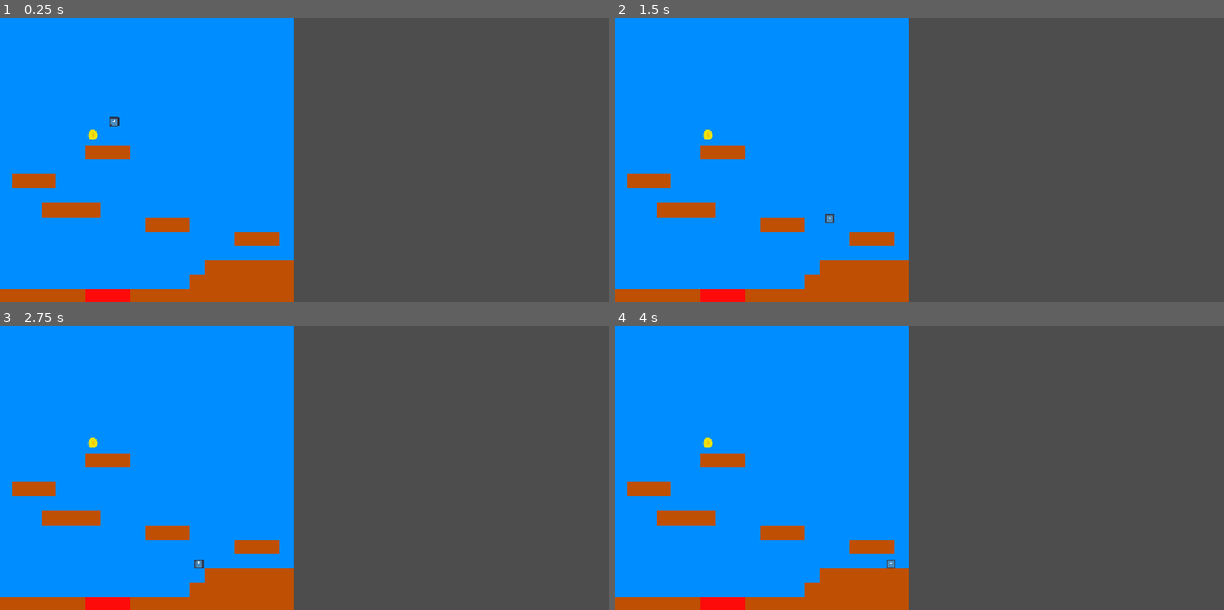
Above: before the commit, frames 1-4 (two rows, left to right).
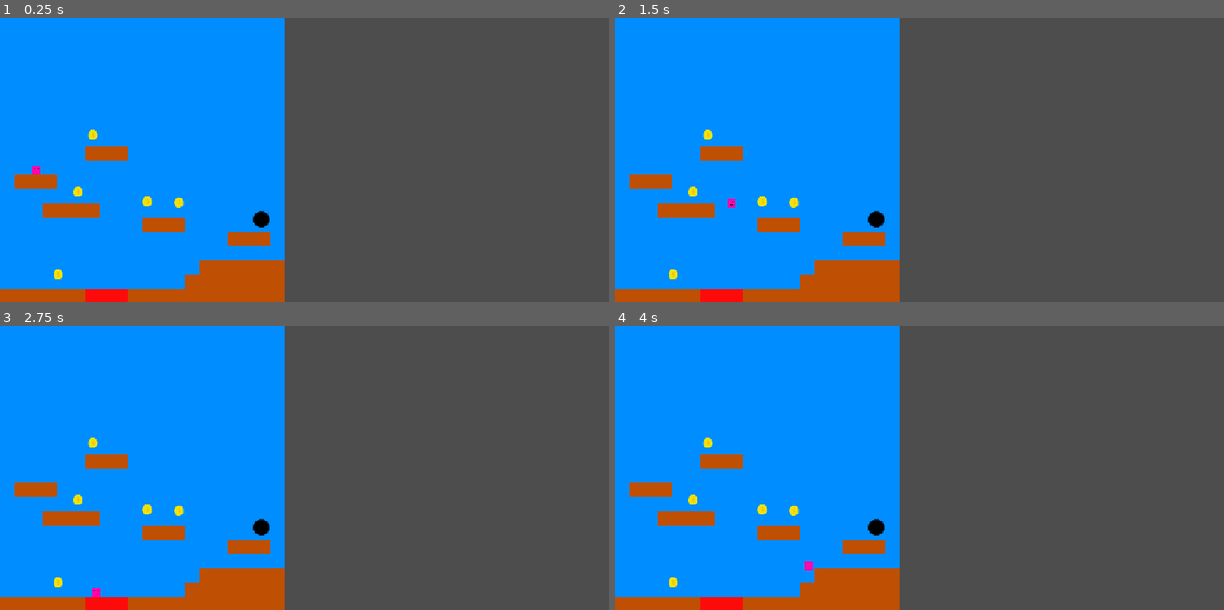
Above: after the commit, the same moments.

Repository: Niesbert/GodotCubeRunner
Game: Godot game, scene res://Scenes/Levels/Levels/level_1.tscn
The game is run twice, just before and just after one commit, with the same random seed, the same clock (stepped at 60 frames per second) and the same inputs. Before the commit the project starts from res://Scenes/Levels/test_level.tscn. The engine's default icon, where the game draws it, is replaced by a stand-in: a white triangle on a blue panel in a dark square.
Inputs:
- Up to frame 1 (0.25 s): no input
- Up to frame 2 (1.5 s): tap Enter (ui_accept) at 0.5, 0.77 s; hold Right (ui_right) from 0.53 s (still down)
- Up to frame 3 (2.75 s): tap Enter (ui_accept) at 1.52, 2 s; release Right (ui_right) at 2.03 s; hold Left (ui_left) from 2.03 s (still down)
- Up to frame 4 (4 s): release Left (ui_left) at 2.78 s; hold Right (ui_right) from 2.78 s (still down); tap Enter (ui_accept) at 3.02, 3.77 s

The runs differ from the first frame. In frame 1, 2.4% of the frame differs, in the area x 2-49%, y 0-100%; in frame 2, 2.4%; in frame 3, 2.4%; in frame 4, 2.4%.

Commit message:
End scenes now load the next level when all coins are collected. Death events next step.

Diff:
--- a/Scenes/Coins/coin.tscn
+++ b/Scenes/Coins/coin.tscn
@@ -1,6 +1,6 @@
 [gd_scene load_steps=4 format=3 uid="uid://d3sl3njr67b8x"]
 
-[ext_resource type="Script" uid="uid://pnmtclk5r75j" path="res://Scenes/Coins/coin.gd" id="1_a5nxp"]
+[ext_resource type="Script" uid="uid://pnmtclk5r75j" path="res://Scripts/coin.gd" id="1_a5nxp"]
 [ext_resource type="Texture2D" uid="uid://rhd432equlxp" path="res://Assets/New Piskel (3).png" id="1_mlvfy"]
 
 [sub_resource type="CircleShape2D" id="CircleShape2D_ehp4i"]
--- a/Scenes/Levels/test_level.tscn
+++ b/Scenes/Levels/Level_Functionality.tscn
@@ -1,9 +1,10 @@
-[gd_scene load_steps=8 format=4 uid="uid://0qry02e3wku0"]
+[gd_scene load_steps=9 format=4 uid="uid://0qry02e3wku0"]
 
 [ext_resource type="Texture2D" uid="uid://4vmxxil6lkfi" path="res://Assets/New Piskel (2).png" id="1_b07c4"]
 [ext_resource type="PackedScene" uid="uid://vb8ea0jtha1r" path="res://Scenes/Player/player.tscn" id="2_2ytpj"]
 [ext_resource type="PackedScene" uid="uid://b4hr82wdfjx5p" path="res://boundaries.tscn" id="3_2ytpj"]
 [ext_resource type="PackedScene" uid="uid://ctihhse7atlko" path="res://background.tscn" id="4_db73o"]
+[ext_resource type="PackedScene" uid="uid://c5aymslqtqhdx" path="res://Scenes/StartEndScene/end.tscn" id="5_k8g1k"]
 [ext_resource type="PackedScene" uid="uid://d3sl3njr67b8x" path="res://Scenes/Coins/coin.tscn" id="5_npfmg"]
 
 [sub_resource type="TileSetAtlasSource" id="TileSetAtlasSource_1c2mv"]
@@ -20,8 +21,7 @@
 sources/0 = SubResource("TileSetAtlasSource_1c2mv")
 
 [node name="Test_Level" type="Node2D"]
-position = Vector2(-6, -2)
-scale = Vector2(1.7554537, 1.6922102)
+scale = Vector2(1.685, 1.685)
 
 [node name="Boundaries" parent="." instance=ExtResource("3_2ytpj")]
 
@@ -29,13 +29,31 @@
 
 [node name="Player" parent="." instance=ExtResource("2_2ytpj")]
 top_level = true
-position = Vector2(216, 168)
+position = Vector2(69, 273)
 
 [node name="TileMapLayer" type="TileMapLayer" parent="."]
 tile_map_data = PackedByteArray("AAAAABMAAAABAAAAAAABABMAAAABAAAAAAACABMAAAABAAAAAAADABMAAAABAAAAAAAEABMAAAABAAAAAAAFAB …(704 unchanged characters)…
 tile_set = SubResource("TileSet_f7g2b")
 
+[node name="End" parent="." instance=ExtResource("5_k8g1k")]
+position = Vector2(293.37146, 226.33122)
+
 [node name="Coins" type="Node" parent="."]
 
 [node name="Coin1" parent="Coins" instance=ExtResource("5_npfmg")]
 position = Vector2(176, 222)
+
+[node name="Coin2" parent="Coins" instance=ExtResource("5_npfmg")]
+position = Vector2(176, 222)
+
+[node name="Coin3" parent="Coins" instance=ExtResource("5_npfmg")]
+position = Vector2(176, 222)
+
+[node name="Coin4" parent="Coins" instance=ExtResource("5_npfmg")]
+position = Vector2(176, 222)
+
+[node name="Coin5" parent="Coins" instance=ExtResource("5_npfmg")]
+position = Vector2(176, 222)
+
+[node name="Camera2D" type="Camera2D" parent="."]
+anchor_mode = 0
--- /dev/null
+++ b/Scenes/Levels/Levels/level_1.tscn
@@ -0,0 +1,17 @@
+[gd_scene load_steps=2 format=3 uid="uid://dnwn6k0plfthb"]
+
+[ext_resource type="PackedScene" uid="uid://0qry02e3wku0" path="res://Scenes/Levels/Level_Functionality.tscn" id="1_a33io"]
+
+[node name="Level1" instance=ExtResource("1_a33io")]
+
+[node name="Coin2" parent="Coins" index="1"]
+position = Vector2(148, 330)
+
+[node name="Coin3" parent="Coins" index="2"]
+position = Vector2(339, 350)
+
+[node name="Coin4" parent="Coins" index="3"]
+position = Vector2(279, 348)
+
+[node name="Coin5" parent="Coins" index="4"]
+position = Vector2(110, 486)
--- /dev/null
+++ b/Scenes/Levels/Levels/level_2.tscn
@@ -0,0 +1,17 @@
+[gd_scene load_steps=2 format=3 uid="uid://bh4fopssccrm8"]
+
+[ext_resource type="PackedScene" uid="uid://0qry02e3wku0" path="res://Scenes/Levels/Level_Functionality.tscn" id="1_e2ydg"]
+
+[node name="Level2" instance=ExtResource("1_e2ydg")]
+
+[node name="Coin1" parent="Coins" index="0"]
+position = Vector2(335, 358)
+
+[node name="Coin2" parent="Coins" index="1"]
+position = Vector2(143, 327)
+
+[node name="Coin3" parent="Coins" index="2"]
+position = Vector2(391, 443)
+
+[node name="Coin4" parent="Coins" index="3"]
+position = Vector2(527, 441)
--- a/Scenes/Player/player.tscn
+++ b/Scenes/Player/player.tscn
@@ -1,7 +1,7 @@
 [gd_scene load_steps=4 format=3 uid="uid://vb8ea0jtha1r"]
 
-[ext_resource type="Texture2D" uid="uid://cs1ve1unq8iq7" path="res://Assets/icon.svg" id="1_4flbx"]
 [ext_resource type="Script" uid="uid://b2ckxu5gl23w3" path="res://Scenes/Player/player.gd" id="1_onrkg"]
+[ext_resource type="Texture2D" uid="uid://cn75emy3v36cr" path="res://Assets/New Piskel (4).png" id="2_a3d8c"]
 
 [sub_resource type="RectangleShape2D" id="RectangleShape2D_onrkg"]
 size = Vector2(15, 15)
@@ -13,5 +13,5 @@
 shape = SubResource("RectangleShape2D_onrkg")
 
 [node name="Sprite2D" type="Sprite2D" parent="."]
-scale = Vector2(0.14, 0.14)
-texture = ExtResource("1_4flbx")
+scale = Vector2(0.5, 0.5)
+texture = ExtResource("2_a3d8c")
--- a/Scenes/StartEndScene/end.gd
+++ /dev/null
@@ -1,5 +0,0 @@
-extends Area2D
-
-func _on_body_entered(body: Node2D):
-	if body is Player:
-		print("Entered")
--- a/Scenes/StartEndScene/end.tscn
+++ b/Scenes/StartEndScene/end.tscn
@@ -1,10 +1,20 @@
-[gd_scene load_steps=2 format=3 uid="uid://c5aymslqtqhdx"]
+[gd_scene load_steps=4 format=3 uid="uid://c5aymslqtqhdx"]
 
-[ext_resource type="Script" uid="uid://c22d663o0cn24" path="res://Scenes/StartEndScene/end.gd" id="1_s4uvq"]
+[ext_resource type="Script" uid="uid://c22d663o0cn24" path="res://Scripts/end.gd" id="1_s4uvq"]
+[ext_resource type="Texture2D" uid="uid://b2wbsrli4na7u" path="res://Assets/New Piskel (6).png" id="2_ddqvd"]
 
-[node name="End" type="Area2D"]
+[sub_resource type="CircleShape2D" id="CircleShape2D_ddqvd"]
+
+[node name="End" type="Area2D" groups=["Ends"]]
+collision_layer = 256
 script = ExtResource("1_s4uvq")
 
 [node name="Sprite2D" type="Sprite2D" parent="."]
+position = Vector2(0, 1)
+scale = Vector2(0.9, 0.9)
+texture = ExtResource("2_ddqvd")
 
 [node name="CollisionShape2D" type="CollisionShape2D" parent="."]
+shape = SubResource("CircleShape2D_ddqvd")
+
+[connection signal="body_entered" from="." to="." method="_on_body_entered"]
--- /dev/null
+++ b/Scripts/GameManager.gd
@@ -0,0 +1,28 @@
+extends Node
+var currentLevel = 1
+var LevelPath = "res://Scenes/Levels/Levels/"
+var coinsCollected = 0
+
+func ready():
+	resetCoins()
+
+func LoadNextLevel():
+		currentLevel += 1
+		var allLevels = LevelPath + "level_" +  str(currentLevel) + ".tscn"
+		get_tree().change_scene_to_file(allLevels)
+		print("Entered level " + str(currentLevel))
+		setupLevel()
+
+func setupLevel():
+	resetCoins()
+
+func addCoin():
+
+	coinsCollected += 1
+	if coinsCollected >= 5 :
+		var ends = get_tree().get_first_node_in_group("Ends") as end
+		ends.open()
+
+
+func resetCoins():
+	coinsCollected = 0
--- a/Scenes/Coins/coin.gd
+++ b/Scripts/coin.gd
@@ -2,4 +2,6 @@
 
 func _on_body_entered(body: Node2D):
 	if body is Player:
-		print("Entered")
+		GameManager.addCoin()
+		queue_free()
+		print("coin!!!")
--- /dev/null
+++ b/Scripts/end.gd
@@ -0,0 +1,18 @@
+extends Area2D
+class_name  end
+var  isOpen = false
+
+
+func _on_body_entered(body: Node2D):
+	if body is Player:
+		if isOpen :
+			GameManager.LoadNextLevel()
+
+func ready():
+	close()
+
+func close():
+	isOpen = false
+
+func open():
+	isOpen = true
--- a/project.godot
+++ b/project.godot
@@ -11,14 +11,22 @@
 [application]
 
 config/name="Cube Runner in Godot"
-run/main_scene="uid://0qry02e3wku0"
+run/main_scene="uid://dnwn6k0plfthb"
 config/features=PackedStringArray("4.5", "GL Compatibility")
 config/icon="res://Assets/icon.svg"
+
+[autoload]
+
+GameManager="*res://Scripts/GameManager.gd"
 
 [display]
 
 window/size/viewport_height=538
 window/stretch/mode="canvas_items"
+
+[global_group]
+
+Ends=""
 
 [input]
 
@@ -31,6 +39,10 @@
 ]
 }
 
+[layer_names]
+
+2d_physics/layer_9="Transition"
+
 [rendering]
 
 renderer/rendering_method="gl_compatibility"
Binary file added: Assets/New Piskel (4).png
Not shown, added: Assets/New Piskel (4).png.import
Binary file added: Assets/New Piskel (6).png
Not shown, added: Assets/New Piskel (6).png.import
Not shown, added: Scripts/GameManager.gd.uid
Renamed: Scenes/Coins/coin.gd.uid -> Scripts/coin.gd.uid
Renamed: Scenes/StartEndScene/end.gd.uid -> Scripts/end.gd.uid
